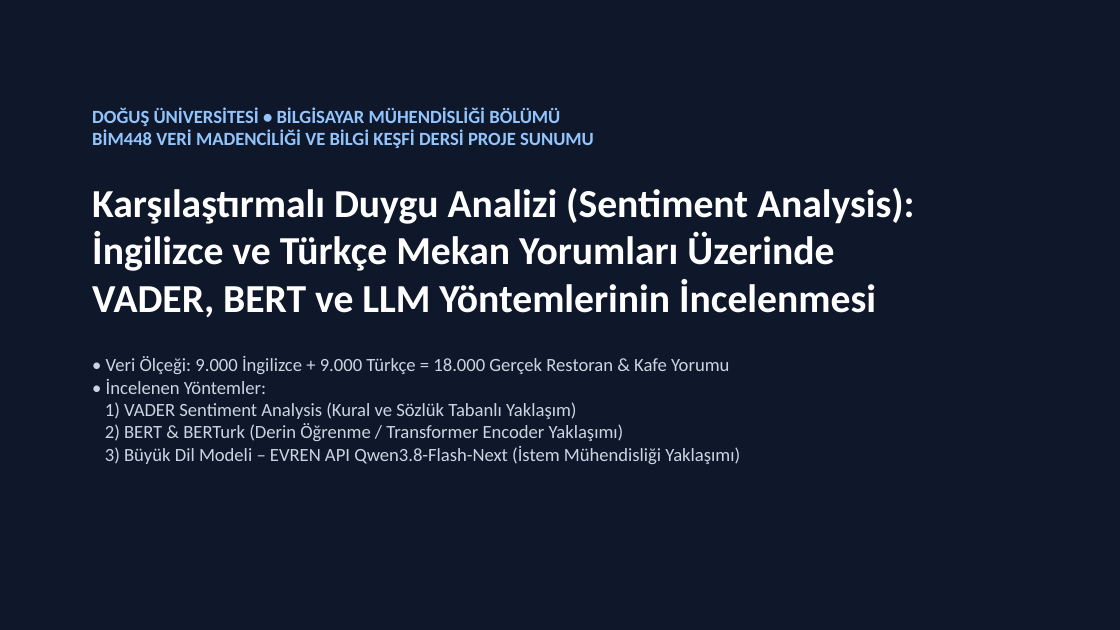
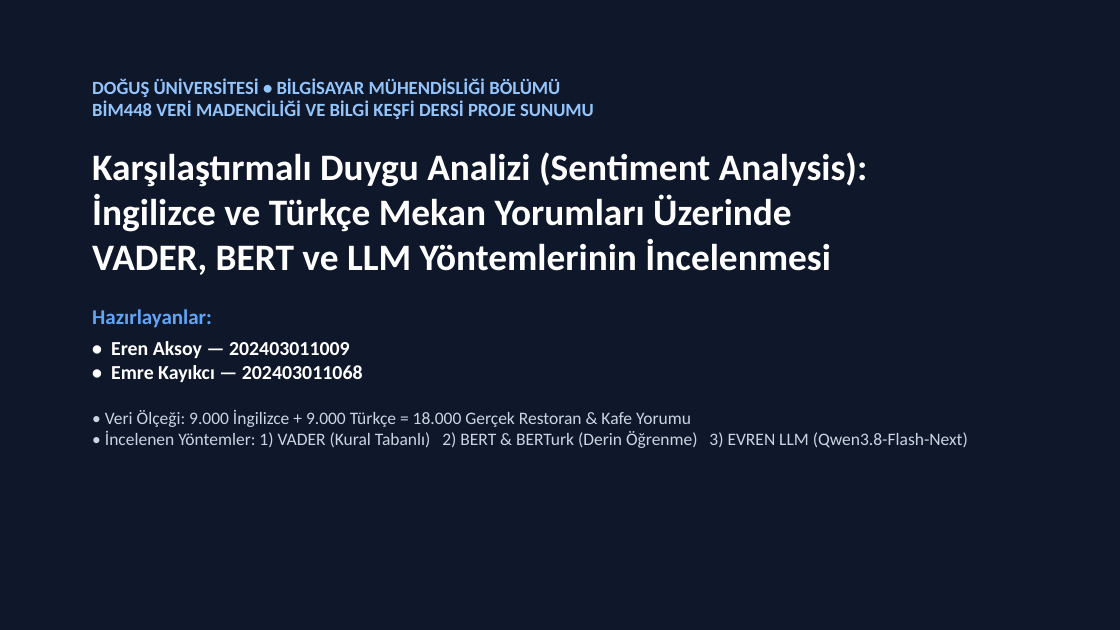
Before and after one commit to erenaksoyy/BIM448_Duygu_Analizi_Projesi, a slide deck: slide 1 of 4_Rapor_ve_Gorseller/BIM448_Proje_Sunumu.pptx. Drawn at 1120x630 pixels with LibreOffice and Linux fonts; fonts in the diff are those of the drawing. Boxes give left, top, right and bottom in pixels: in the first picture for what was removed or moved away, otherwise in the second. Text is boxed around its words. In the diff, an @@ line names an element or a change of style, - is before the commit and + after.

Commit message:
docs: Add group member names and student IDs to presentation, report, and README

```diff
--- a/4_Rapor_ve_Gorseller/BIM448_Proje_Sunumu.pptx
+++ b/4_Rapor_ve_Gorseller/BIM448_Proje_Sunumu.pptx
@@ text "DOĞUŞ ÜNİVERSİTESİ • BİLGİSAYAR MÜHENDİSLİĞİ ..." moved from (x1=92, y1=108, x2=915, y2=464) to (x1=92, y1=78, x2=968, y2=448) @@
@@ text at (x1=92, y1=78, x2=867, y2=275): size 34 to 32 pt in "Karşılaştırmalı Duygu Analizi (Sentiment Analysis): İngilizc ..."; less space between paragraphs @@
@@ text at (x1=92, y1=309, x2=968, y2=448): text changed; size 16 to 15 pt @@
-• Veri Ölçeği: 9.000 İngilizce + 9.000 Türkçe = 18.000 Gerçek Restoran & Kafe Yorumu
-• İncelenen Yöntemler:
-1) VADER Sentiment Analysis (Kural ve Sözlük Tabanlı Yaklaşım)
-2) BERT & BERTurk (Derin Öğrenme / Transformer Encoder Yaklaşımı)
-3) Büyük Dil Modeli – EVREN API Qwen3.8-Flash-Next (İstem Mühendisliği Yaklaşımı)
+Hazırlayanlar:
+• Eren Aksoy — 202403011009
+• Emre Kayıkcı — 202403011068
+• Veri Ölçeği: 9.000 İngilizce + 9.000 Türkçe = 18.000 Gerçek Restoran & Kafe Yorumu
+• İncelenen Yöntemler: 1) VADER (Kural Tabanlı) 2) BERT & BERTurk (Derin Öğrenme) 3) EVREN LLM (Qwen3.8-Flash-Next)
```
Also in this commit, not shown: 4 other files.
